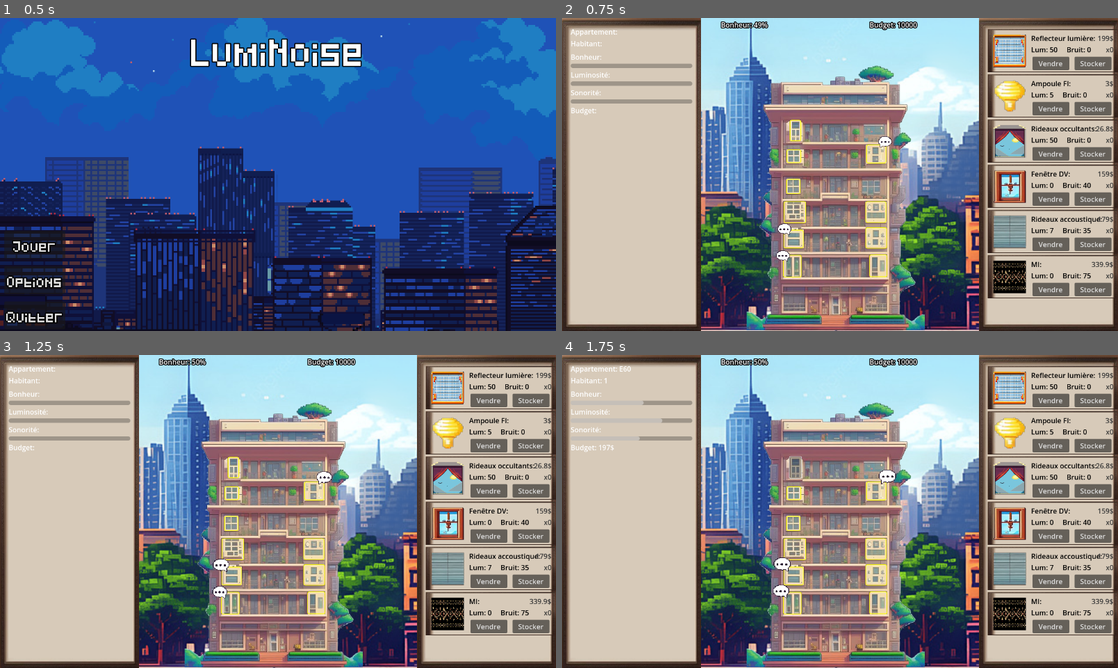
Above: before the commit, frames 1-4 (two rows, left to right).
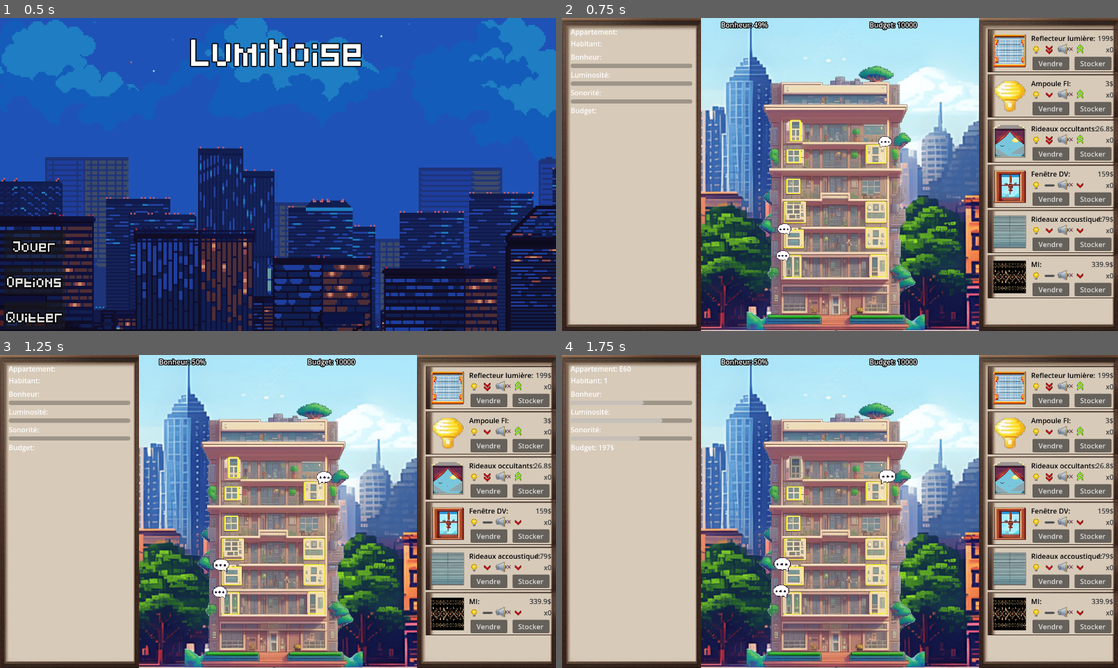
Above: after the commit, the same moments.

Repository: Ranger1986/jeuserieux
Game: Godot game, scene res://Scene/menu.tscn
The game is run twice, just before and just after one commit, with the same random seed, the same clock (stepped at 60 frames per second) and the same inputs.
Inputs (mouse positions are in pixels of both pictures, inside the frame that each line leads up to):
- Up to frame 1 (0.5 s): no input
- Up to frame 2 (0.75 s): click "Jouer" at 0.5 s
- Up to frame 3 (1.25 s): no input
- Up to frame 4 (1.75 s): click (795, 467) at 1.25 s

Frame 1 is identical in both runs. In frame 2, 0.9% of the frame differs, in the area x 84-96%, y 8-84%; in frame 3, 0.9%; in frame 4, 0.9%.

Commit message:
ajout : système icone son et bruit des items

Diff:
--- a/Scene/item.tscn
+++ b/Scene/item.tscn
@@ -1,9 +1,11 @@
-[gd_scene load_steps=7 format=3 uid="uid://c80fy286kxlia"]
+[gd_scene load_steps=9 format=3 uid="uid://c80fy286kxlia"]
 
 [ext_resource type="Script" path="res://Scripts/store_item.gd" id="1_f3p11"]
 [ext_resource type="Script" path="res://Scripts/sell.gd" id="2_6d7d8"]
 [ext_resource type="Texture2D" uid="uid://dn4sxh2i2c603" path="res://Assets/parchemin.png" id="2_adq85"]
 [ext_resource type="Script" path="res://Scripts/stock.gd" id="3_uicns"]
+[ext_resource type="Texture2D" uid="uid://bbjxviqb0kcg4" path="res://Assets/icone_light.png" id="5_4rx2a"]
+[ext_resource type="Texture2D" uid="uid://bxgv8mc4usa7q" path="res://Assets/icone_sound.png" id="6_7k0gl"]
 
 [sub_resource type="LabelSettings" id="LabelSettings_4vw8v"]
 font_color = Color(0, 0, 0, 1)
@@ -43,8 +45,7 @@
 offset_top = 10.0
 offset_right = 250.0
 offset_bottom = 60.0
-text = "NOM:
-description"
+text = "NOM:"
 label_settings = SubResource("LabelSettings_4vw8v")
 
 [node name="StockPrice" type="Label" parent="TextureRect"]
@@ -77,3 +78,36 @@
 offset_bottom = 95.0
 text = "Stocker"
 script = ExtResource("3_uicns")
+
+[node name="HBoxContainer" type="HBoxContainer" parent="TextureRect"]
+layout_mode = 0
+offset_left = 98.0
+offset_top = 34.0
+offset_right = 243.0
+offset_bottom = 61.0
+
+[node name="light_icon" type="TextureRect" parent="TextureRect/HBoxContainer"]
+custom_minimum_size = Vector2(25, 25)
+layout_mode = 2
+size_flags_horizontal = 0
+texture = ExtResource("5_4rx2a")
+expand_mode = 3
+
+[node name="power_light" type="TextureRect" parent="TextureRect/HBoxContainer"]
+custom_minimum_size = Vector2(25, 25)
+layout_mode = 2
+size_flags_horizontal = 0
+expand_mode = 3
+
+[node name="sound_icon" type="TextureRect" parent="TextureRect/HBoxContainer"]
+custom_minimum_size = Vector2(25, 25)
+layout_mode = 2
+size_flags_horizontal = 0
+texture = ExtResource("6_7k0gl")
+expand_mode = 3
+
+[node name="power_sound" type="TextureRect" parent="TextureRect/HBoxContainer"]
+custom_minimum_size = Vector2(25, 25)
+layout_mode = 2
+size_flags_horizontal = 0
+expand_mode = 3
--- a/Scripts/store_item.gd
+++ b/Scripts/store_item.gd
@@ -6,6 +6,8 @@
 var stockAmount: int
 
 var image: TextureRect
+var icone_power_light: TextureRect
+var icone_power_sound: TextureRect
 
 var name_desc: Label
 var stock_price: Label
@@ -31,13 +33,36 @@
 	var itex = ImageTexture.create_from_image(img)
 	image.texture = itex
 	stockAmount=0
+	icone_power_light = find_child("power_light")
+	icone_power_sound = find_child("power_sound")
+
+	if(item.lumProt <= -12.5):
+		icone_power_light.texture = load("res://Assets/up2.png")
+	else: if(item.lumProt < 0):
+		icone_power_light.texture = load("res://Assets/up1.png")
+	else: if(item.lumProt == 0):
+		icone_power_light.texture = load("res://Assets/neutre.png")
+	else: if(item.lumProt <= 12.5):
+		icone_power_light.texture = load("res://Assets/down1.png")
+	else:
+		icone_power_light.texture = load("res://Assets/down2.png")
+
+	if(item.noiseProt <= 12.5):
+		icone_power_sound.texture = load("res://Assets/up2.png")
+	else: if(item.noiseProt < 0):
+		icone_power_sound.texture = load("res://Assets/up1.png")
+	else: if(item.noiseProt == 0):
+		icone_power_sound.texture = load("res://Assets/neutre.png")
+	else: if(item.noiseProt >= 25):
+		icone_power_sound.texture = load("res://Assets/down1.png")
+	else:
+		icone_power_sound.texture = load("res://Assets/down2.png")
+
 	if item.hide:
 		hide();
 	display()
 func display():
 	name_desc.text = item.nom + ":\n"
-	name_desc.text += "Lum: " + str(item.lumProt) + "     "
-	name_desc.text += "Bruit: " + str(item.noiseProt)
 	stock_price.text = str(item.priceStock) + "$\nx" + str(stockAmount)
 func sell():
 	emit_signal("sell_signal", self)
Binary file added: Assets/down1.png
Not shown, added: Assets/down1.png.import
Binary file added: Assets/down2.png
Not shown, added: Assets/down2.png.import
Binary file added: Assets/icone_light.png
Not shown, added: Assets/icone_light.png.import
Not shown, added: Assets/icone_neutre.png.import
Binary file added: Assets/icone_sound.png
Not shown, added: Assets/icone_sound.png.import
Binary file added: Assets/neutre.png
Not shown, added: Assets/neutre.png.import
Binary file added: Assets/up1.png
(and 5 more such lines)
